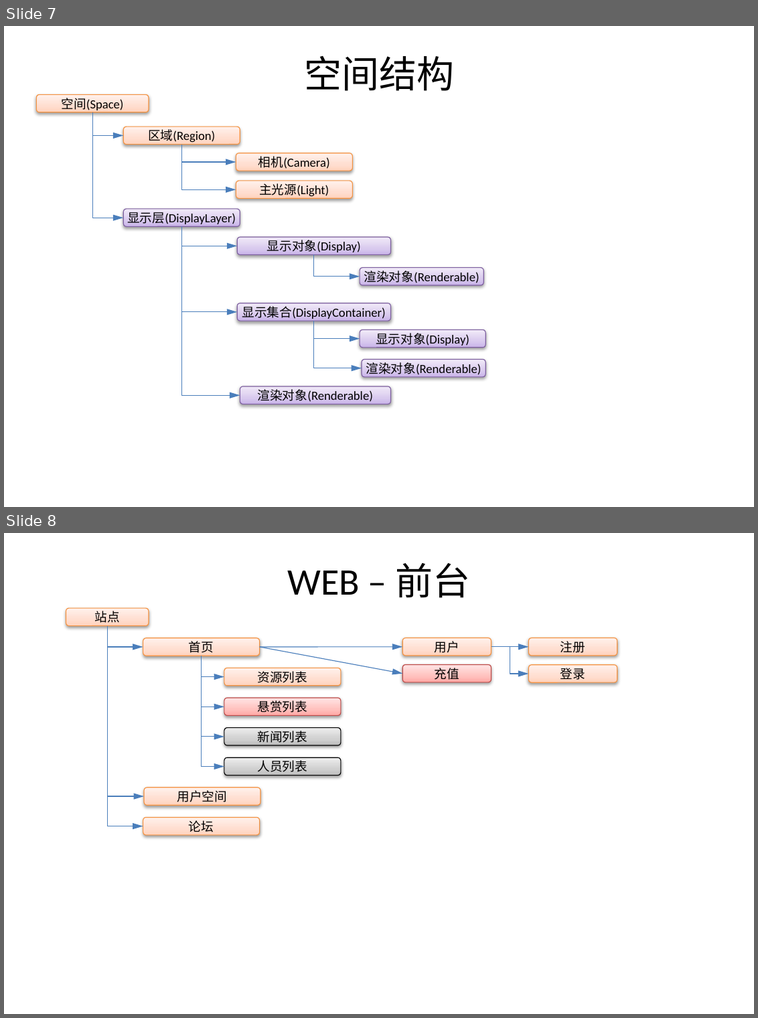
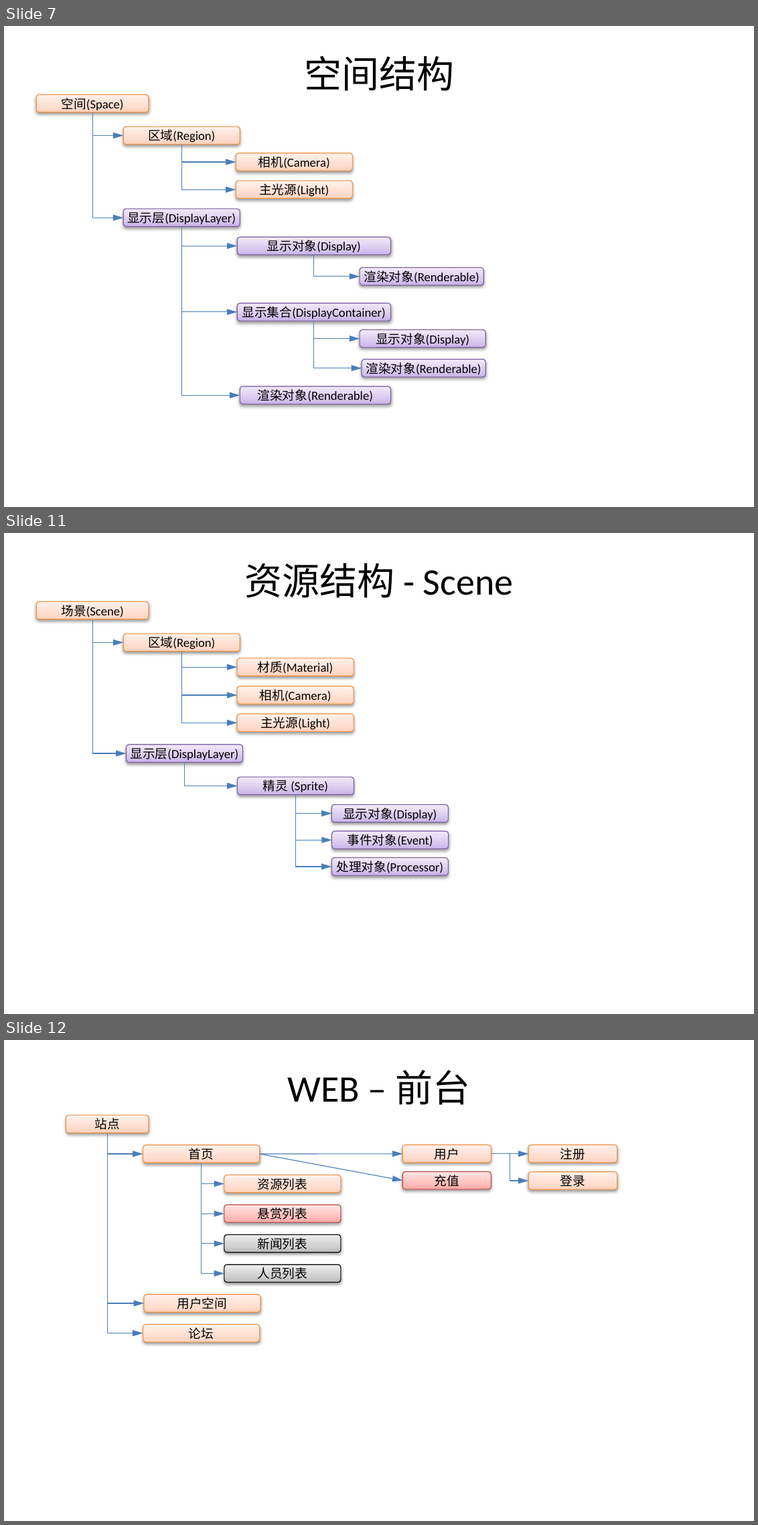
Before and after one commit to favedit/MoCloud, a slide deck: document/计划-1-三维资源平台.pptx. Shown one above the other, each under a label of ours: slides 7 and 8 before the commit, slides 7, 11 and 12 after it; the slides between them are not shown. The pictures are 758x1018 and 758x1525 pixels, drawn with LibreOffice and Linux fonts; fonts in the diff are those of the drawing; background and template pictures are left out. Boxes give left, top, right and bottom in pixels: in the first picture for what was removed or moved away, otherwise in the second. Text is boxed around its words. In the diff, an @@ line names an element or a change of style, - is before the commit and + after.

```diff
--- a/document/计划-1-三维资源平台.pptx
+++ b/document/计划-1-三维资源平台.pptx
@@ slide 11 added at (4, 533, 754, 1014), background picture (left out) @@
@@ title added at (245, 563, 513, 598), 36 pt, text #000000 @@
+资源结构 - Scene
@@ rounded rectangle added at (36, 601, 149, 619), fill gradient #FFD2BD to #FFDED0 to #FFF2ED, outline #F69240 0.75 pt, 12 pt, text #000000 @@
+场景(Scene)
@@ elbow arrow added from (92, 619) to (127, 753), #4B7EBC 0.75 pt @@
@@ elbow arrow added from (92, 619) to (123, 643), #4B7EBC 0.75 pt @@
@@ rounded rectangle added at (123, 633, 240, 652), fill gradient #FFD2BD to #FFDED0 to #FFF2ED, outline #F69240 0.75 pt, 12 pt, text #000000 @@
+区域(Region)
@@ elbow arrow added from (182, 652) to (237, 695), #4B7EBC 0.75 pt @@
@@ elbow arrow added from (182, 652) to (237, 723), #4B7EBC 0.75 pt @@
@@ elbow arrow added from (182, 652) to (237, 667), #4B7EBC 0.75 pt @@
@@ rounded rectangle added at (237, 658, 354, 676), fill gradient #FFD2BD to #FFDED0 to #FFF2ED, outline #F69240 0.75 pt, 12 pt, text #000000 @@
+材质(Material)
@@ rounded rectangle added at (237, 686, 354, 704), fill gradient #FFD2BD to #FFDED0 to #FFF2ED, outline #F69240 0.75 pt, 12 pt, text #000000 @@
+相机(Camera)
@@ rounded rectangle added at (237, 714, 354, 732), fill gradient #FFD2BD to #FFDED0 to #FFF2ED, outline #F69240 0.75 pt, 12 pt, text #000000 @@
+主光源(Light)
@@ rounded rectangle added at (127, 745, 243, 763), fill gradient #C9B5E8 to #D8CBEE to #F0EAF9, outline #7D60A0 0.75 pt, 12 pt, text #000000 @@
+显示层(DisplayLayer)
@@ elbow arrow added from (185, 763) to (237, 786), #4B7EBC 0.75 pt @@
@@ rounded rectangle added at (237, 777, 354, 795), fill gradient #C9B5E8 to #D8CBEE to #F0EAF9, outline #7D60A0 0.75 pt, 12 pt, text #000000 @@
+精灵 (Sprite)
@@ elbow arrow added from (296, 795) to (332, 814), #4B7EBC 0.75 pt @@
@@ elbow arrow added from (296, 795) to (332, 840), #4B7EBC 0.75 pt @@
@@ elbow arrow added from (296, 795) to (332, 867), #4B7EBC 0.75 pt @@
@@ rounded rectangle added at (332, 804, 448, 822), fill gradient #C9B5E8 to #D8CBEE to #F0EAF9, outline #7D60A0 0.75 pt, 12 pt, text #000000 @@
+显示对象(Display)
@@ rounded rectangle added at (332, 832, 448, 850), fill gradient #C9B5E8 to #D8CBEE to #F0EAF9, outline #7D60A0 0.75 pt, 12 pt, text #000000 @@
+事件对象(Event)
@@ rounded rectangle added at (332, 858, 448, 876), fill gradient #C9B5E8 to #D8CBEE to #F0EAF9, outline #7D60A0 0.75 pt, 12 pt, text #000000 @@
+处理对象(Processor)
@@ what was slide 8 is now slide 12 @@
```
Also in this commit, not shown: 1 slide changed, 3 other slides added, 28 other files.
